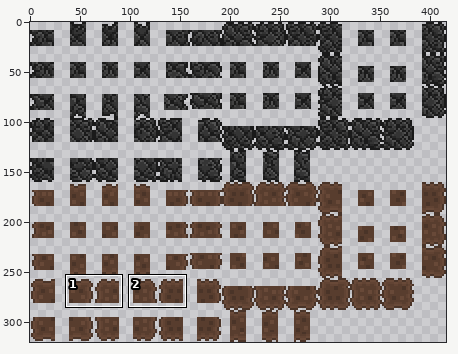
Edited in one commit: sprite sheet (assets/sprites/walls/Walls.png). Above: a wide view before the commit, with the close-up outlined.
Close-up. The starting point:
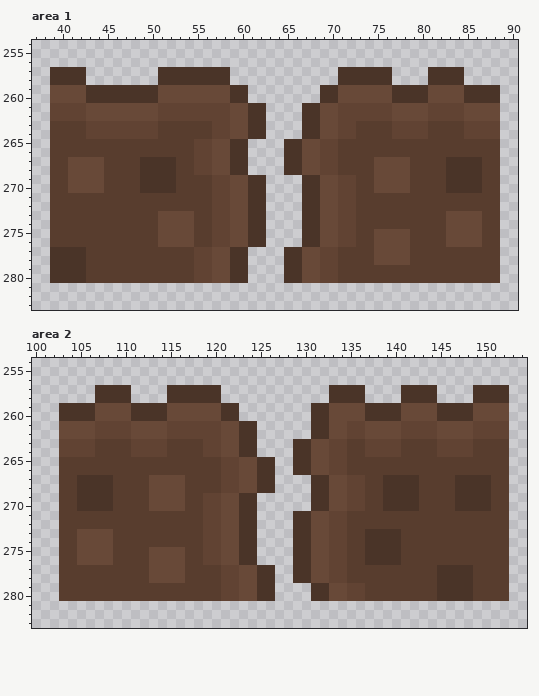
The file is 416x320 pixels. Colours within 5 levels of each other are drawn and written as one. Shown: area 1: x 37..90, y 254..283; area 2: x 100..154, y 254..283. The commit also changed other parts of the picture, which this record leaves out.
Now the later version:
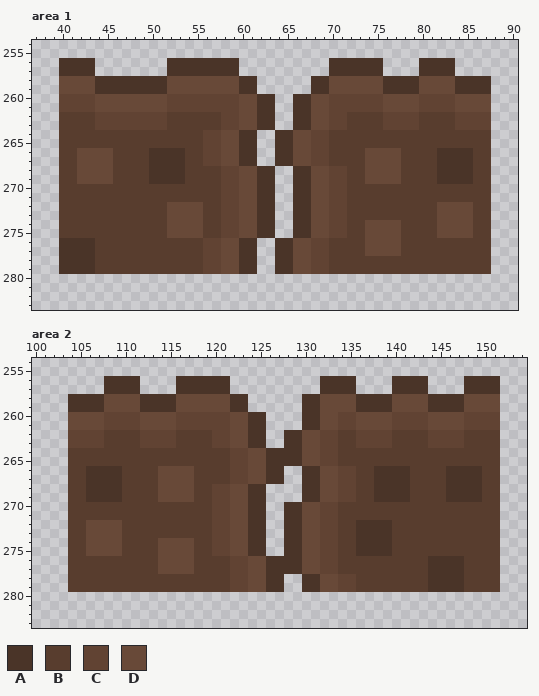
Palette (. is transparent): A #4a3428  B #583d2e  C #614333  D #684938
What changed:
Changed rows in their new state; - is an unchanged pixel.
Area 1:
first column x 39:
256 -AAAA--------AAAAAAAA----------AAAAAA----AAAA-----
257 .---A-------.-------A----------A-----.---A---.----
258 .DDDDAAAAAAA-DDDDDDDDAA------AADDDDDD-AAADDDD-AAA-
259 .---D-------A-------D-A------A-D-----A---D---A---.
260 .CCCCDDDDDDD-CCCCCCCCDDAA--AADDCCCCCC-DDDCCCC-DDD.
261 .---C-------D-------C-D-A--A-D-C-----D---C---D---.
262 .BBBBCCCCCCC-BBBBBB-C-D-A--A-D-C-BBBB-CCCBBBB-CCC.
263 .---B-------C-----B-C-D-A--A-D-C-B---C---B---C---.
264 .---BBBBBBBB-----C-D-A-.-AADDCCBBB----BBBB----BBB.
265 .---------------B-C-D-A--A-D-C-B-----------------.
266 .--DDDD----AAAA-B-C-D-A--A-D-C-B---DDDD----AAAA--.
267 .-B---D---B---A-B-C-D-A--A-D-C-B---D---B---A---B-.
268 .-B---D---B---A-BBBCCDDAA-.-A-D-C--D---B---A---B-.
269 .-B---D---B---A---B-C-D-A--A-D-C-B-D---B---A---B-.
270 .-BBBB----BBBB----B-C-D-A--A-D-C-B--BBBB----BBBB-.
271 .-----------------B-C-D-A--A-D-C-B---------------.
272 .------------DDDD-B-C-D-A--A-D-C-B---------DDDD--.
273 .-----------B---D-B-C-D-A--A-D-C-B---------D---B-.
274 .-----------B---D-B-C-D-A--A-D-C-B-DDDD----D---B-.
275 .-----------B---D-B-C-D-A--A-D-C-B-D---B---D---B-.
276 .AAAA-------BBBB-C-D-A-.-AADDCCBBB-D---B----BBBB-.
277 .---A-----------B-C-D-A--A-D-C-B---D---B---------.
278 .---A-----------B-C-D-A--A-D-C-B----BBBB---------.
279 .---A-----------B-C-D-A--A-D-C-B-----------------.
280 ......................----........................
Area 2:
first column x 103:
256 -----AAAA----AAAAAA----------AAAA----AAAA----AAAA-
257 ----.---A---.-----A----------A---.---A---.---A---.
258 -AAA-DDDDAAA-DDDDDDAA------AADDDD-AAADDDD-AAADDDD.
259 .---A---D---A-----D-A------A-D---A---D---A---D---.
260 .DDD-CCCCDDD-CCCCCCDDAA----A-D-CC-DDDCCCC-DDDCCCC.
261 .---D---C---D-----C-D-A----A-D-C-D---C---D---C---.
262 .CCC-BBBBCCC-BBBB-C-D-A--AADDCCBB-CCCBBBB-CCCBBBB.
263 .---C---B---C---B-C-D-A--A-D-C-B-C---B---C---B---.
264 .BBB----BBBB----BBBCCDDAAA-D-C-B--BBBB----BBBB---.
265 .-----------------B-C-D-AA-D-C-B-----------------.
266 .--AAAA----DDDD---B-C-D-A-.-A-D-C--AAAA----AAAA--.
267 .-B---A---B---D---B-C-D-A--A-D-C-B-A---B---A---B-.
268 .-B---A---B---D--C-D-A-.---A-D-C-B-A---B---A---B-.
269 .-B---A---B---D-B-C-D-A----A-D-C-B-A---B---A---B-.
270 .-BBBB----BBBB--B-C-D-A--AADDCCBBB--BBBB----BBBB-.
271 .---------------B-C-D-A--A-D-C-B-----------------.
272 .--DDDD---------B-C-D-A--A-D-C-B-AAAA------------.
273 .-B---D---------B-C-D-A--A-D-C-B-A---B-----------.
274 .-B---D----DDDD-B-C-D-A--A-D-C-B-A---B-----------.
275 .-B---D---B---D-B-C-D-A--A-D-C-B-A---B-----------.
276 .-BBBB----B---D-BBBCCDDAAA-D-C-B--BBBB---AAAA----.
277 .---------B---D---B-C-D-AA-D-C-B---------A---B---.
278 .---------BBBB----B-C-D-A-.-A-D-C--------A---B---.
279 .-----------------B-C-D-A--A-D-C-B-------A---B---.
280 ........................----......................
Changed places in both close-ups, as pixel boxes (x1, y1, x2, y2):
changed: (50, 58, 500, 283)
changed: (59, 376, 509, 601)
